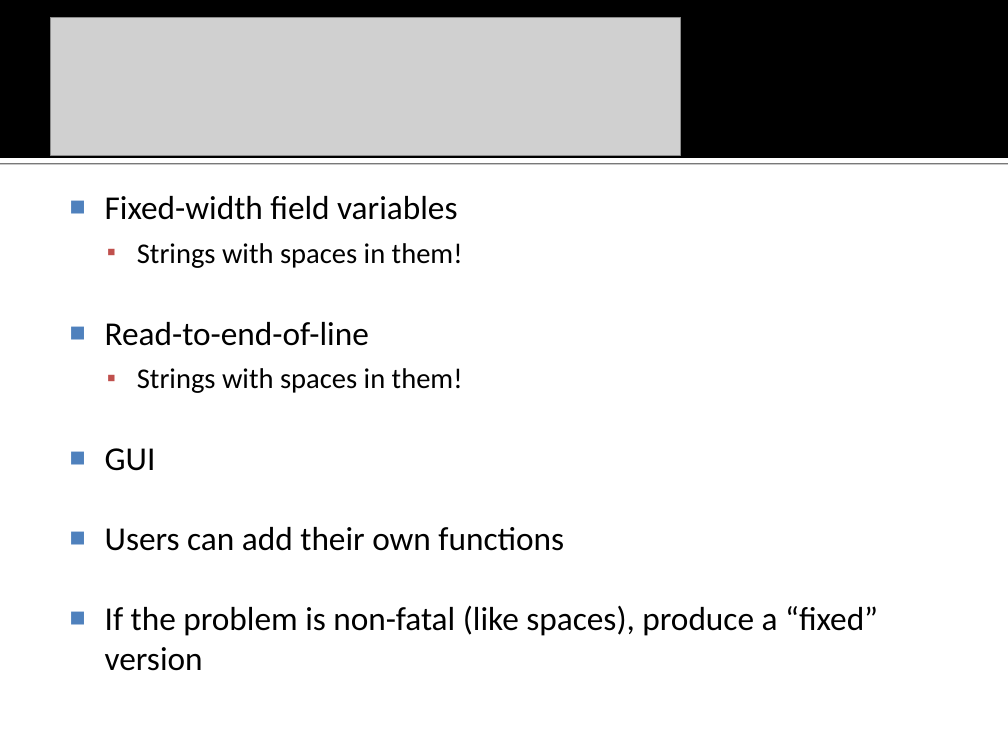
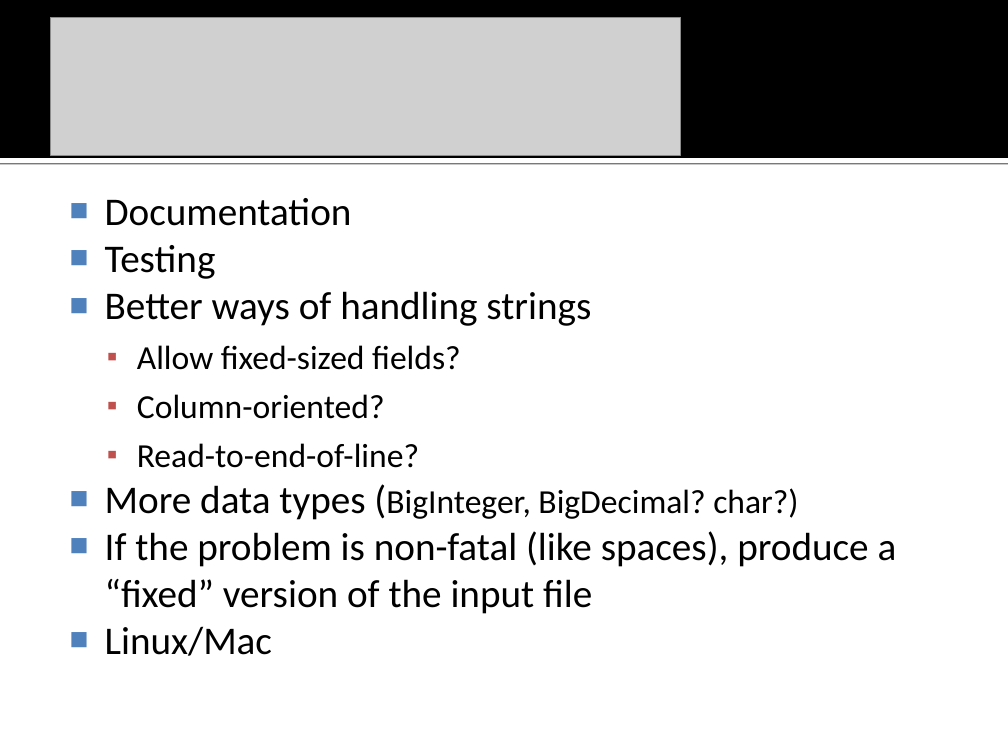
Before and after one commit to na-icpc/viva, a slide deck: slide 20 of Input Verifier/doc/VIVA vanbs Input Verification Assistant.ppt (slide 18 before the commit). Drawn at 1008x756 pixels with LibreOffice and Linux fonts; fonts in the diff are those of the drawing; grey boxes stand for pictures; background and template pictures are left out. Boxes give left, top, right and bottom in pixels: in the first picture for what was removed or moved away, otherwise in the second. Text is boxed around its words. In the diff, an @@ line names an element or a change of style, - is before the commit and + after.

Commit message:
Added sqrt() and distance() functions. Fixed some bugs, added some documentation, improved the slides.

```diff
--- a/Input Verifier/doc/VIVA vanbs Input Verification Assistant.ppt
+++ b/Input Verifier/doc/VIVA vanbs Input Verification Assistant.ppt
@@ text at <box>105,198,897,656</box>: text changed; size 23.8 to 28 pt @@
-■ Fixed-width field variables
-  ▪ Strings with spaces in them!
-■ Read-to-end-of-line
-  ▪ Strings with spaces in them!
-■ GUI
-■ Users can add their own functions
-■ If the problem is non-fatal (like spaces), produce a “fixed” version
+■ Documentation
+■ Testing
+■ Better ways of handling strings
+  ▪ Allow fixed-sized fields?
+  ▪ Column-oriented?
+  ▪ Read-to-end-of-line?
+■ More data types (BigInteger, BigDecimal? char?)
+■ If the problem is non-fatal (like spaces), produce a “fixed” version of the input file
+■ Linux/Mac
```
Also in this commit, not shown: 12 other slides changed, 17 slides added, 3 slides removed, 14 other files.
